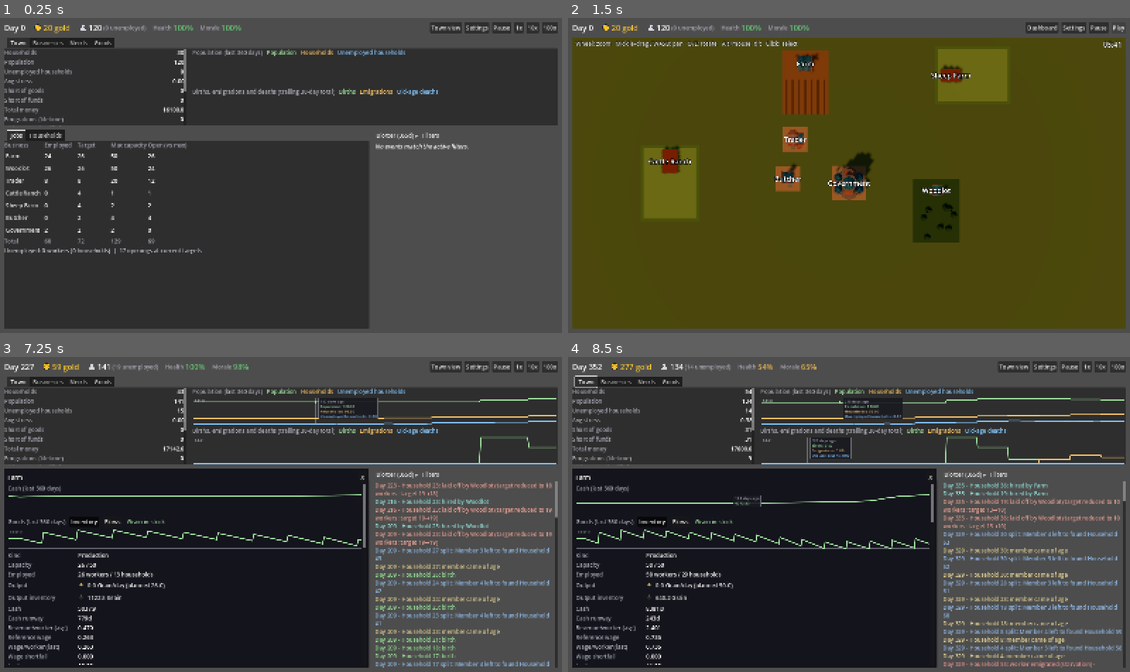
Above: before the commit, frames 1-4 (two rows, left to right).
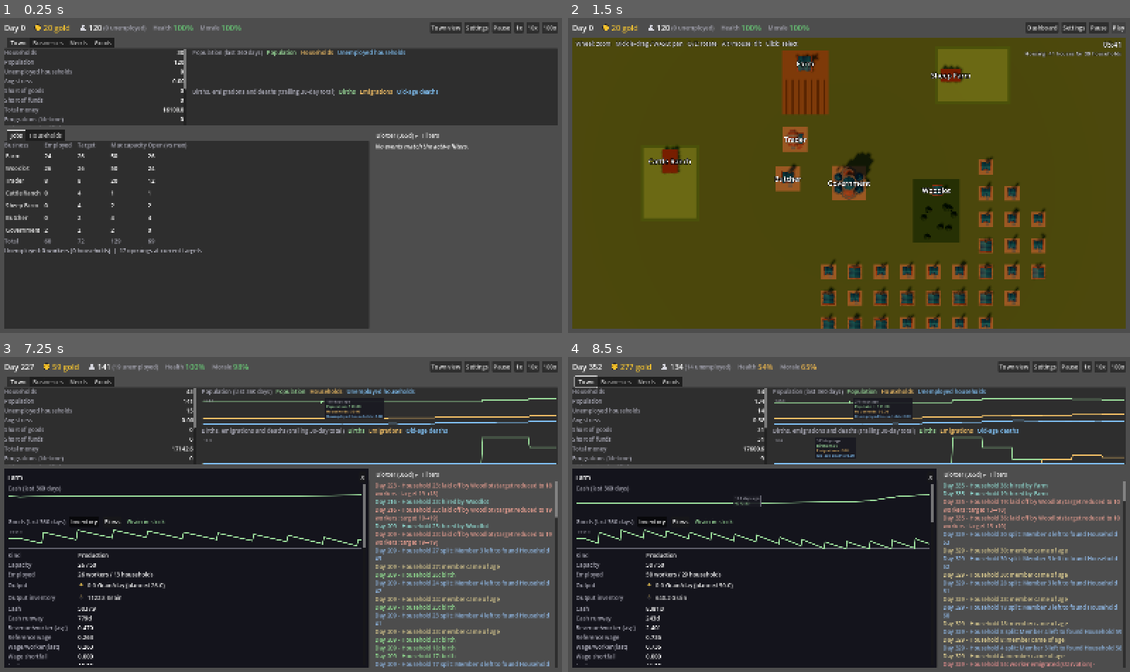
Above: after the commit, the same moments.

Repository: forsman5/sitka
Game: Godot game, scene res://scenes/sim/he_dashboard.tscn
Two runs of this game, one before a commit and one after it. Both use one fixed random seed, a clock stepped at 60 frames per second and the inputs below. This scene is started directly instead of the project's main scene.
Inputs (mouse positions are in pixels of both pictures, inside the frame that each line leads up to):
- Up to frame 1 (0.25 s): no input
- Up to frame 2 (1.5 s): click "Town view" at 0.5 s; click "Play" at 1.25 s
- Up to frame 3 (7.25 s): click "Play" at 2 s; click "Dashboard" at 2.75 s; click "1x" at 3.5 s; click "10x" at 4.25 s; click "100x" at 5 s; click "Farm" at 5.75 s; tap Enter at 6.5 s; drag from (376, 410) to (337, 445) at 6.52 s
- Up to frame 4 (8.5 s): drag from (944, 451) to (820, 577) at 7.27 s; move the mouse to (753, 505) at 8.02 s; hold Right (ui_right) from 8.03 s (still down); hold Alt from 8.03 s (still down); click (753, 505) at 8.17 s

The runs differ from the first frame. In frame 1, less than 0.1% of the frame differs, in the area x 32-34%, y 22-24%; in frame 2, 4.2%, in the area x 44-99%, y 10-99%; in frame 3, 1.6%; in frame 4, 2.0%.

Commit message:
Town view: houses as a second occupant kind, residential zone, housing readout
Co-Authored-By: Claude Sonnet 5.5 <noreply@anthropic.com>

Diff:
--- a/scripts/sim/harness/check_town_layout.gd
+++ b/scripts/sim/harness/check_town_layout.gd
@@ -18,6 +18,7 @@
 	_check_scenarios_differ()
 	_check_incremental_allocation_keeps_sites()
 	_check_failure_vacates_and_reuse_fills_it()
+	_check_houses_fill_the_residential_zone()
 	_check_full_roster_fits()
 	_check_no_overlap_and_bounds_under_load()
 	_check_scenario_key_identity()
@@ -35,10 +36,13 @@
 func _default_builder() -> Callable:
 	return Callable(HEScenarioSeeds, "build_three_business_economy")
 
+## [layout, business reports, dwelling reports]
 func _layout_for(builder: Callable) -> Array:
-	var reports := _reports(builder)
-	var layout := HETownLayout.new(HETownLayout.scenario_key_for(builder), HEScenarioSeeds.SETTLEMENT_ID, reports)
-	return [layout, reports]
+	var sim := HESimulation.new(SEED, builder)
+	var reports := sim.get_business_reports()
+	var dwellings := sim.get_dwelling_reports()
+	var layout := HETownLayout.new(HETownLayout.scenario_key_for(builder), HEScenarioSeeds.SETTLEMENT_ID, reports, dwellings)
+	return [layout, reports, dwellings]
 
 func _positions(layout) -> Dictionary:
 	var out := {}
@@ -132,6 +136,43 @@
 	_assert(layout.site_of_business(101).get("site_id", -2) == victim_site["site_id"], "The next business should reuse the vacant site regardless of type")
 	_assert(_positions(layout) == before, "Reuse must not add or move sites")
 
+func _dwelling_report(dwelling_id: int) -> Dictionary:
+	return {"dwelling_id": dwelling_id, "settlement_id": HEScenarioSeeds.SETTLEMENT_ID, "type_key": "house", "name": "House"}
+
+func _check_houses_fill_the_residential_zone() -> void:
+	var built := _layout_for(_default_builder())
+	var layout = built[0]
+	var dwellings: Array = built[2].duplicate()
+	_assert(dwellings.size() == 41, "Seeded town should start with 41 houses (got %d)" % dwellings.size())
+	var house_sites := 0
+	for site in layout.get_sites():
+		if site["dwelling_id"] != HETownLayout.NO_BUSINESS:
+			house_sites += 1
+			_assert(site["zone"] == HETownLayout.ZONE_HOUSING, "A house belongs in the residential zone")
+			_assert(site["business_id"] == HETownLayout.NO_BUSINESS and site["type_key"] == "house", "A house site holds only a house")
+			_assert(site["site_id"] != HETownLayout.CIVIC_SITE_ID, "Houses stay off the civic anchor")
+	_assert(house_sites == 41 and layout.unplaced_dwelling_ids().is_empty(), "All 41 houses should be placed (got %d, %d unplaced)" % [house_sites, layout.unplaced_dwelling_ids().size()])
+	# A new house adds one site and moves nothing.
+	var before := _positions(layout)
+	dwellings.append(_dwelling_report(9999))
+	_assert(layout.reconcile(built[1], dwellings), "A new house should change the layout")
+	var after := _positions(layout)
+	for site_id in before:
+		_assert(after[site_id] == before[site_id], "Site %d moved when a house was added" % site_id)
+	_assert(after.size() == before.size() + 1, "A new house should add exactly one site")
+	_assert(layout.site_of_dwelling(9999).get("zone", "") == HETownLayout.ZONE_HOUSING, "The new house should land in the residential zone")
+	# Houses never vacate and are never reused by a business.
+	layout.reconcile(built[1], [])
+	_assert(not layout.site_of_dwelling(9999).is_empty(), "A house site must never be vacated")
+	var reports: Array = built[1].duplicate()
+	reports.append(_live_report(500, "butcher", "Butcher 2"))
+	for report in built[1]:
+		if report["type_key"] == "farm":
+			reports.erase(report)
+	layout.reconcile(reports, dwellings)
+	_assert(layout.site_of_business(500).get("zone", HETownLayout.ZONE_HOUSING) != HETownLayout.ZONE_HOUSING, "A business must not move into a house")
+	_assert(layout.site_of_dwelling(9999).get("business_id", 0) == HETownLayout.NO_BUSINESS, "A house site stays a house site")
+
 func _check_full_roster_fits() -> void:
 	# Every unique business type plus the government and its warehouse: the
 	# most one town can hold, so none may be left unplaced.
@@ -146,8 +187,9 @@
 		if not have.has(option["type_key"]):
 			reports.append(_live_report(next_id, option["type_key"], option["label"]))
 			next_id += 1
-	layout.reconcile(reports)
+	layout.reconcile(reports, built[2])
 	_assert(layout.unplaced_business_ids().is_empty(), "A full roster of %d businesses should all be placed" % reports.size())
+	_assert(layout.unplaced_dwelling_ids().is_empty(), "Every house should still have a plot beside a full roster")
 
 func _check_no_overlap_and_bounds_under_load() -> void:
 	var built := _layout_for(_default_builder())
@@ -156,7 +198,7 @@
 	for i in 80:
 		var kinds := ["farm", "cattle_ranch", "butcher", "sheep_farm", "woodlot"]
 		reports.append(_live_report(200 + i, kinds[i % kinds.size()], "Extra %d" % i))
-	layout.reconcile(reports)
+	layout.reconcile(reports, built[2])
 	var sites: Array = layout.get_sites()
 	var limit := Rect2(Vector2.ONE * -HETownLayout.HALF_EXTENT, Vector2.ONE * HETownLayout.HALF_EXTENT * 2.0)
 	for i in sites.size():
--- a/scripts/sim/harness/check_town_view.gd
+++ b/scripts/sim/harness/check_town_view.gd
@@ -36,7 +36,9 @@
 	var layout: HETownLayout = dashboard._town_layout
 	check(view != null and not view.visible, "Town view exists and starts hidden")
 	var business_count: int = dashboard._simulation.get_business_reports().size()
-	check(view.site_node_count() == business_count, "Every live business is drawn (%d sites, %d businesses)" % [view.site_node_count(), business_count])
+	var house_count: int = dashboard._simulation.get_dwelling_reports().size()
+	check(house_count > 0, "The seeded town should have houses")
+	check(view.site_node_count() == business_count + house_count, "Every business and house is drawn (%d sites, %d businesses, %d houses)" % [view.site_node_count(), business_count, house_count])
 	for key in ["government", "farm", "cattle_ranch", "sheep_farm"]:
 		var found := false
 		for site in layout.get_sites():
@@ -136,6 +138,16 @@
 		check(after.size() == before.size() + 1, "A new business should add exactly one site")
 		check(view.site_node_count() == after.size() - (1 if not layout.get_site(0)["built"] else 0), "View should draw every built site")
 
+	# A house built mid-run (the Government build menu's "house") gets a plot
+	# and the housing readout follows the housing report.
+	var drawn_before: int = view.site_node_count()
+	var house_script: GDScript = load("res://scripts/sim/household_economy/records/he_house.gd")
+	dashboard._simulation.add_dwelling(house_script.new(dashboard._simulation.next_dwelling_id(), dashboard._town_settlement_id()))
+	dashboard._refresh()
+	check(view.site_node_count() == drawn_before + 1, "A new house should add exactly one drawn site")
+	check(view._housing_label.text.begins_with("Housing: %d houses" % (house_count + 1)), "Town view should show the housing report (got '%s')" % view._housing_label.text)
+	check(dashboard._housing_label.text.begins_with("%d houses" % (house_count + 1)), "Dashboard Town tab should show housing (got '%s')" % dashboard._housing_label.text)
+
 	# A failed business leaves its building, vacant, for the next business.
 	var after_count: int = view.site_node_count()
 	var ranch_site := layout.site_of_business(HEScenarioSeeds.CATTLE_RANCH_BUSINESS_ID)
--- a/scripts/sim/household_economy/he_dashboard.gd
+++ b/scripts/sim/household_economy/he_dashboard.gd
@@ -119,6 +119,7 @@
 ## rebuilding or hiding the view never moves a building. See he_town_layout.gd.
 var _town_layout: HETownLayout
 var _town_view: HETownView
+var _housing_label: Label
 var _town_mode_button: Button
 var _dashboard_body: Array[Control] = [] # hidden while the town view is shown
 var _speed_buttons: Array[Button] = [] # Pause, 1x, 10x, 100x -- see _set_town_mode
@@ -312,9 +313,9 @@
 	if not builder.is_valid():
 		builder = Callable(HEScenarioSeeds, "build_three_business_economy")
 	_simulation = HESimulation.new(SEED, builder)
-	_town_layout = HETownLayout.new(HETownLayout.scenario_key_for(builder), _town_settlement_id(), _simulation.get_business_reports())
+	_town_layout = HETownLayout.new(HETownLayout.scenario_key_for(builder), _town_settlement_id(), _simulation.get_business_reports(), _simulation.get_dwelling_reports())
 	if _town_view != null:
-		_town_view.sync(_town_layout, _simulation.get_business_reports())
+		_town_view.sync(_town_layout, _simulation.get_business_reports(), _simulation.get_housing_report(_town_settlement_id()))
 		_town_view.clear_selection()
 	_business_names.clear()
 	for report in _simulation.get_business_reports():
@@ -1054,6 +1055,15 @@
 		stats_grid.add_child(value_label)
 		_town_stat_labels[stat[1]] = value_label
 
+	var housing_name := Label.new()
+	housing_name.text = "Housing"
+	housing_name.add_theme_color_override("font_color", Color(0.65, 0.65, 0.7))
+	housing_name.size_flags_horizontal = Control.SIZE_EXPAND_FILL
+	stats_grid.add_child(housing_name)
+	_housing_label = Label.new()
+	_housing_label.horizontal_alignment = HORIZONTAL_ALIGNMENT_RIGHT
+	stats_grid.add_child(_housing_label)
+
 	var charts := VBoxContainer.new()
 	charts.size_flags_horizontal = Control.SIZE_EXPAND_FILL
 	charts.size_flags_stretch_ratio = 2.0
@@ -1088,6 +1098,15 @@
 	var city := _simulation.get_city_summary()
 	for stat in TOWN_STATS:
 		(_town_stat_labels[stat[1]] as Label).text = stat[2] % city[stat[1]]
+	var housing := _simulation.get_housing_report(_town_settlement_id())
+	if housing["modeled"]:
+		_housing_label.text = "%d houses / %d households" % [housing["houses"], housing["households"]]
+		if housing["homeless_households"] > 0:
+			_housing_label.text += " (%d homeless)" % housing["homeless_households"]
+		elif housing["saturated"]:
+			_housing_label.text += " (full)"
+	else:
+		_housing_label.text = "unlimited"
 	# Extra leading days so the trailing flow sums are full from the first point.
 	var history := _simulation.get_daily_history(GameState.sparkline_days + TOWN_FLOW_WINDOW_DAYS - 1)
 	var shown_from := maxi(0, history.size() - GameState.sparkline_days)
@@ -2870,8 +2889,8 @@
 	# Create business menu's "already built" state; rebuild rather than leave a
 	# frozen row for a business that no longer exists.
 	var reports := _simulation.get_business_reports()
-	_town_layout.reconcile(reports)
-	_town_view.sync(_town_layout, reports)
+	_town_layout.reconcile(reports, _simulation.get_dwelling_reports())
+	_town_view.sync(_town_layout, reports, _simulation.get_housing_report(_town_settlement_id()))
 	var rows_stale := reports.size() != _business_rows.size()
 	for report in reports:
 		if not _business_rows.has(report["business_id"]):
--- a/scripts/sim/household_economy/he_simulation.gd
+++ b/scripts/sim/household_economy/he_simulation.gd
@@ -791,6 +791,25 @@
 	for dwelling_id in dwellings.keys():
 		next_id = maxi(next_id, dwelling_id + 1)
 	return next_id
+
+## One entry per house, ascending id: {dwelling_id, settlement_id, name,
+## type_key}. Houses live in `dwellings`, a separate id space from businesses,
+## so they never appear in get_business_reports(); a town layout reads this.
+func get_dwelling_reports(settlement_id: int = -1) -> Array:
+	var out: Array = []
+	var ids := dwellings.keys()
+	ids.sort()
+	for dwelling_id in ids:
+		var house: HEHouse = dwellings[dwelling_id]
+		if settlement_id != -1 and house.settlement_id != settlement_id:
+			continue
+		out.append({
+			"dwelling_id": house.id,
+			"settlement_id": house.settlement_id,
+			"name": house.name,
+			"type_key": house.type_key,
+		})
+	return out
 
 ## Housing state of one settlement. `modeled` is false for a world that never
 ## set housing up (then nothing below limits it). `capacity` counts
--- a/scripts/sim/household_economy/he_town_layout.gd
+++ b/scripts/sim/household_economy/he_town_layout.gd
@@ -23,6 +23,11 @@
 ##   first candidate that clears every existing footprint by SITE_SPACING, so
 ##   later additions never rearrange earlier ones.
 ## - Site 0 is the civic anchor, reserved for the government.
+## - Occupants come in two kinds with separate id spaces: a business
+##   (`business_id`, from get_business_reports) or a house (`dwelling_id`, from
+##   get_dwelling_reports). A site holds at most one; key an occupant by
+##   (type_key, id). Houses never fail, so a house site is never vacated or
+##   reused, and houses are allocated only in the residential zone.
 
 const CIVIC_SITE_ID := 0
 const NO_BUSINESS := -1
@@ -31,8 +36,10 @@
 const ZONE_TOWN := "town"
 const ZONE_FIELD := "field"
 const ZONE_PASTURE := "pasture"
+const ZONE_HOUSING := "housing"
 
 const GOVERNMENT_TYPE_KEY := "government"
+const HOUSE_TYPE_KEY := "house"
 ## Half the side of the square town footprint; sites are kept fully inside it.
 const HALF_EXTENT := 80.0
 ## Minimum clear gap between two site footprints.
@@ -47,6 +54,9 @@
 	ZONE_TOWN: {"footprint": Vector2(10.0, 10.0), "radius": Vector2(13.0, 26.0)},
 	ZONE_FIELD: {"footprint": Vector2(22.0, 16.0), "radius": Vector2(28.0, 48.0)},
 	ZONE_PASTURE: {"footprint": Vector2(26.0, 20.0), "radius": Vector2(46.0, 66.0)},
+	# A lattice (`pitch` apart, so houses sit SITE_SPACING from each other) over
+	# the annulus `radius`, filled outward from a seeded `heart_radius` point.
+	ZONE_HOUSING: {"footprint": Vector2(6.0, 6.0), "radius": Vector2(30.0, 74.0), "pitch": 9.0, "heart_radius": 46.0},
 }
 ## Where a zone's allocation spills when its own candidates run out.
 const FALLBACK_ORDER := {
@@ -73,10 +83,11 @@
 var _sites: Array[Dictionary] = []
 var _candidates: Dictionary = {} # zone -> Array of {"position": Vector2, "rotation": float}
 var _unplaced: Array[int] = []
+var _unplaced_dwellings: Array[int] = []
 
 ## `scenario_key` distinguishes presets and custom rosters (see
 ## scenario_key_for); `starting_reports` is get_business_reports() at start.
-func _init(p_scenario_key: String, p_settlement_id: int, starting_reports: Array) -> void:
+func _init(p_scenario_key: String, p_settlement_id: int, starting_reports: Array, starting_dwellings: Array = []) -> void:
 	scenario_key = p_scenario_key
 	settlement_id = p_settlement_id
 	var starting_ids: Array = []
@@ -87,6 +98,7 @@
 	var seed_text := "%s|%d|%s" % [scenario_key, settlement_id, ",".join(starting_ids.map(str))]
 	for zone in [ZONE_TOWN, ZONE_FIELD, ZONE_PASTURE]:
 		_candidates[zone] = _make_candidates(zone, seed_text)
+	_candidates[ZONE_HOUSING] = _make_housing_candidates(seed_text)
 	_sites.append({
 		"site_id": CIVIC_SITE_ID,
 		"settlement_id": settlement_id,
@@ -95,11 +107,12 @@
 		"footprint": ZONE_SPECS[ZONE_CIVIC]["footprint"],
 		"zone": ZONE_CIVIC,
 		"business_id": NO_BUSINESS,
+		"dwelling_id": NO_BUSINESS,
 		"type_key": "",
 		"label": "",
 		"built": false,
 	})
-	reconcile(starting_reports)
+	reconcile(starting_reports, starting_dwellings)
 
 ## A durable identity for the scenario a builder Callable creates: the
 ## method name plus its bound arguments, so "build_custom" with different
@@ -115,8 +128,9 @@
 
 ## Brings the layout in line with the live businesses. Vacates sites whose
 ## business is gone, then seats unseated businesses (government first, then
-## ascending id). Returns whether anything changed.
-func reconcile(reports: Array) -> bool:
+## ascending id), then seats new houses in the residential zone. `dwellings`
+## is get_dwelling_reports(). Returns whether anything changed.
+func reconcile(reports: Array, dwellings: Array = []) -> bool:
 	var live: Dictionary = {} # business_id -> report
 	for report in reports:
 		if int(report["settlement_id"]) == settlement_id:
@@ -157,6 +171,32 @@
 		site["label"] = str(report.get("name", ""))
 		site["built"] = true
 		changed = true
+	var seated_houses: Dictionary = {}
+	for site in _sites:
+		if site["dwelling_id"] != NO_BUSINESS:
+			seated_houses[site["dwelling_id"]] = true
+	var new_houses: Array[int] = []
+	var house_reports: Dictionary = {}
+	for dwelling in dwellings:
+		if int(dwelling["settlement_id"]) != settlement_id:
+			continue
+		var dwelling_id := int(dwelling["dwelling_id"])
+		house_reports[dwelling_id] = dwelling
+		if not seated_houses.has(dwelling_id):
+			new_houses.append(dwelling_id)
+	new_houses.sort()
+	_unplaced_dwellings.clear()
+	for dwelling_id in new_houses:
+		var site_index := _allocate_from([ZONE_HOUSING])
+		if site_index == -1:
+			_unplaced_dwellings.append(dwelling_id)
+			continue
+		var house_site: Dictionary = _sites[site_index]
+		house_site["dwelling_id"] = dwelling_id
+		house_site["type_key"] = str(house_reports[dwelling_id].get("type_key", HOUSE_TYPE_KEY))
+		house_site["label"] = str(house_reports[dwelling_id].get("name", "House"))
+		house_site["built"] = true
+		changed = true
 	if changed:
 		revision += 1
 	return changed
@@ -183,6 +223,17 @@
 ## Businesses that found no room (every candidate in every zone taken).
 func unplaced_business_ids() -> Array[int]:
 	return _unplaced.duplicate()
+
+## Houses that found no room in the residential zone.
+func unplaced_dwelling_ids() -> Array[int]:
+	return _unplaced_dwellings.duplicate()
+
+## The site a house occupies, or {} if it has none.
+func site_of_dwelling(dwelling_id: int) -> Dictionary:
+	for site in _sites:
+		if site["dwelling_id"] == dwelling_id:
+			return site.duplicate()
+	return {}
 
 ## Footprint rect in town coordinates, with the 90 degree rotation applied.
 func site_rect(site: Dictionary) -> Rect2:
@@ -197,13 +248,17 @@
 	if type_key == GOVERNMENT_TYPE_KEY and _sites[0]["business_id"] == NO_BUSINESS:
 		return 0
 	for i in range(1, _sites.size()):
-		if _sites[i]["business_id"] == NO_BUSINESS:
+		if _sites[i]["business_id"] == NO_BUSINESS and _sites[i]["dwelling_id"] == NO_BUSINESS:
 			return i
 	return -1
 
 func _allocate_site(type_key: String) -> int:
 	var zone: String = TYPE_ZONES.get(type_key, ZONE_TOWN)
-	for candidate_zone in FALLBACK_ORDER[zone]:
+	return _allocate_from(FALLBACK_ORDER[zone])
+
+## First free candidate in `zones` (tried in order) becomes a new, empty site.
+func _allocate_from(zones: Array) -> int:
+	for candidate_zone in zones:
 		var footprint: Vector2 = ZONE_SPECS[candidate_zone]["footprint"]
 		for candidate in _candidates[candidate_zone]:
 			var rect := _rect_for(candidate["position"], footprint, candidate["rotation"])
@@ -217,6 +272,7 @@
 				"footprint": footprint,
 				"zone": candidate_zone,
 				"business_id": NO_BUSINESS,
+				"dwelling_id": NO_BUSINESS,
 				"type_key": "",
 				"label": "",
 				"built": false,
@@ -240,6 +296,32 @@
 	if quarter_turns % 2 != 0:
 		size = Vector2(footprint.y, footprint.x)
 	return Rect2(center - size * 0.5, size)
+
+## Residential lattice candidates, nearest the seeded heart first.
+static func _make_housing_candidates(seed_text: String) -> Array:
+	var spec: Dictionary = ZONE_SPECS[ZONE_HOUSING]
+	var band: Vector2 = spec["radius"]
+	var pitch: float = spec["pitch"]
+	var rng := RandomNumberGenerator.new()
+	rng.seed = hash("%s|%s" % [seed_text, ZONE_HOUSING])
+	var heart := Vector2.from_angle(rng.randf() * TAU) * float(spec["heart_radius"])
+	var offset := Vector2(snappedf(rng.randf() * pitch, COORD_SNAP), snappedf(rng.randf() * pitch, COORD_SNAP))
+	var steps := int(ceil(HALF_EXTENT / pitch)) + 1
+	var out: Array = []
+	for i in range(-steps, steps + 1):
+		for j in range(-steps, steps + 1):
+			var point := Vector2(i, j) * pitch + offset
+			var radius := point.length()
+			if radius < band.x or radius > band.y:
+				continue
+			out.append({"position": point, "rotation": 0.0, "order": point.distance_to(heart)})
+	out.sort_custom(func(a: Dictionary, b: Dictionary) -> bool:
+		if a["order"] != b["order"]:
+			return a["order"] < b["order"]
+		if a["position"].x != b["position"].x:
+			return a["position"].x < b["position"].x
+		return a["position"].y < b["position"].y)
+	return out
 
 ## Seeded candidate centres for one zone: a low-discrepancy spiral through the
 ## zone's radius band, jittered by a local RNG so different scenarios differ.
--- a/scripts/sim/household_economy/he_town_view.gd
+++ b/scripts/sim/household_economy/he_town_view.gd
@@ -30,7 +30,10 @@
 	"trader": {"model": "building_tavern_blue.gltf", "width": 7.0},
 	"cattle_ranch": {"model": "barn", "width": 8.0},
 	"sheep_farm": {"model": "barn", "width": 7.0},
+	"house": {"model": "building_home_A_blue.gltf", "width": 4.5},
 }
+## Houses alternate between this and ART["house"] by site id, for variety.
+const HOUSE_ALT_ART := {"model": "building_home_B_blue.gltf", "width": 4.5}
 const DEFAULT_ART := {"model": "building_home_B_blue.gltf", "width": 6.0}
 const BARN_SIZE := Vector3(6.0, 3.0, 4.0)
 const BARN_COLOR := Color(0.55, 0.27, 0.07)
@@ -74,6 +77,8 @@
 var _info_body: Label
 var _details_button: Button
 var _unplaced_label: Label
+var _housing_label: Label
+var _housing: Dictionary = {}
 
 func _ready() -> void:
 	clip_contents = true
@@ -86,10 +91,12 @@
 # Public API
 # ---------------------------------------------------------------------------
 
-## Brings the drawn town in line with `layout` and the current business
-## reports. Cheap when nothing changed.
-func sync(layout: HETownLayout, reports: Array) -> void:
+## Brings the drawn town in line with `layout`, the current business reports
+## and the settlement's housing report (get_housing_report; may be empty).
+## Cheap when nothing changed.
+func sync(layout: HETownLayout, reports: Array, housing: Dictionary = {}) -> void:
 	_layout = layout
+	_housing = housing
 	_reports.clear()
 	for report in reports:
 		_reports[int(report["business_id"])] = report
@@ -99,10 +106,25 @@
 		if not site["built"]:
 			continue
 		_sync_site(site)
-	var unplaced := layout.unplaced_business_ids()
-	_unplaced_label.visible = not unplaced.is_empty()
-	_unplaced_label.text = "%d business(es) have no room in the town" % unplaced.size()
+	var unplaced := layout.unplaced_business_ids().size() + layout.unplaced_dwelling_ids().size()
+	_unplaced_label.visible = unplaced > 0
+	_unplaced_label.text = "%d building(s) have no room in the town" % unplaced
+	_housing_label.visible = bool(housing.get("modeled", false))
+	_housing_label.text = housing_text(housing)
+	var strained := int(housing.get("homeless_households", 0)) > 0 or bool(housing.get("saturated", false))
+	_housing_label.add_theme_color_override("font_color", Color(0.95, 0.6, 0.3) if strained else Color(1, 1, 1, 0.95))
 	_refresh_info()
+
+## "Housing: 41 houses for 30 households" with homeless / full flags.
+static func housing_text(housing: Dictionary) -> String:
+	if not bool(housing.get("modeled", false)):
+		return ""
+	var text := "Housing: %d houses for %d households" % [housing["houses"], housing["households"]]
+	if int(housing["homeless_households"]) > 0:
+		text += " (%d homeless)" % housing["homeless_households"]
+	elif bool(housing["saturated"]):
+		text += " (full: births slowed)"
+	return text
 
 ## Sets the town's time of day (0 = midnight, 0.5 = noon): lighting through
 ## the shared RTS day/night keyframes, plus the HH:MM readout.
@@ -233,6 +255,20 @@
 	_clock_label.mouse_filter = Control.MOUSE_FILTER_IGNORE
 	add_child(_clock_label)
 	set_time_of_day(_time_of_day)
+
+	_housing_label = Label.new()
+	_housing_label.add_theme_font_size_override("font_size", 15)
+	_housing_label.add_theme_color_override("font_outline_color", Color(0, 0, 0, 0.8))
+	_housing_label.add_theme_constant_override("outline_size", 4)
+	_housing_label.anchor_left = 1.0
+	_housing_label.anchor_right = 1.0
+	_housing_label.offset_left = -420.0
+	_housing_label.offset_right = -12.0
+	_housing_label.offset_top = 34.0
+	_housing_label.horizontal_alignment = HORIZONTAL_ALIGNMENT_RIGHT
+	_housing_label.mouse_filter = Control.MOUSE_FILTER_IGNORE
+	_housing_label.visible = false
+	add_child(_housing_label)
 
 	_unplaced_label = Label.new()
 	_unplaced_label.add_theme_color_override("font_color", Color(0.95, 0.6, 0.3))
@@ -276,7 +312,7 @@
 
 func _sync_site(site: Dictionary) -> void:
 	var site_id: int = site["site_id"]
-	var occupied: bool = site["business_id"] != HETownLayout.NO_BUSINESS
+	var occupied: bool = site["business_id"] != HETownLayout.NO_BUSINESS or site["dwelling_id"] != HETownLayout.NO_BUSINESS
 	var signature := "%s|%s" % [site["type_key"], occupied]
 	var entry: Dictionary = _site_nodes.get(site_id, {})
 	if entry.is_empty() or entry["signature"] != signature:
@@ -318,6 +354,8 @@
 		_:
 			_add_plaza(body, footprint)
 	var art: Dictionary = ART.get(type_key, DEFAULT_ART)
+	if type_key == HETownLayout.HOUSE_TYPE_KEY and int(site["site_id"]) % 2 == 1:
+		art = HOUSE_ALT_ART
 	var building := _make_building(art, occupied)
 	building.position = building_offset
 	body.add_child(building)
@@ -331,6 +369,9 @@
 	label.font_size = 40
 	label.outline_size = 10
 	label.modulate = Color.WHITE if occupied else Color(0.8, 0.8, 0.8)
+	# A dense residential zone would drown the map in text; houses are
+	# identified by selecting them.
+	label.visible = type_key != HETownLayout.HOUSE_TYPE_KEY
 	label.position = Vector3(0.0, 9.0, 0.0) + Vector3(building_offset.x, 0.0, 0.0).rotated(Vector3.UP, body.rotation.y)
 	root.add_child(label)
 	return {"root": root, "label": label}
@@ -448,6 +489,13 @@
 	var rect := _layout.site_rect(site)
 	(_selection_marker.mesh as BoxMesh).size = Vector3(rect.size.x + 1.0, 0.15, rect.size.y + 1.0)
 	_selection_marker.position = Vector3(rect.get_center().x, 0.2, rect.get_center().y)
+	if site["dwelling_id"] != HETownLayout.NO_BUSINESS:
+		_details_button.visible = false
+		_info_title.text = str(site["label"])
+		var shelter := "Shelters one household."
+		var housing_line := housing_text(_housing)
+		_info_body.text = shelter if housing_line == "" else "%s\n%s" % [shelter, housing_line]
+		return
 	var business_id: int = site["business_id"]
 	_details_button.visible = business_id != HETownLayout.NO_BUSINESS
 	if business_id == HETownLayout.NO_BUSINESS:
